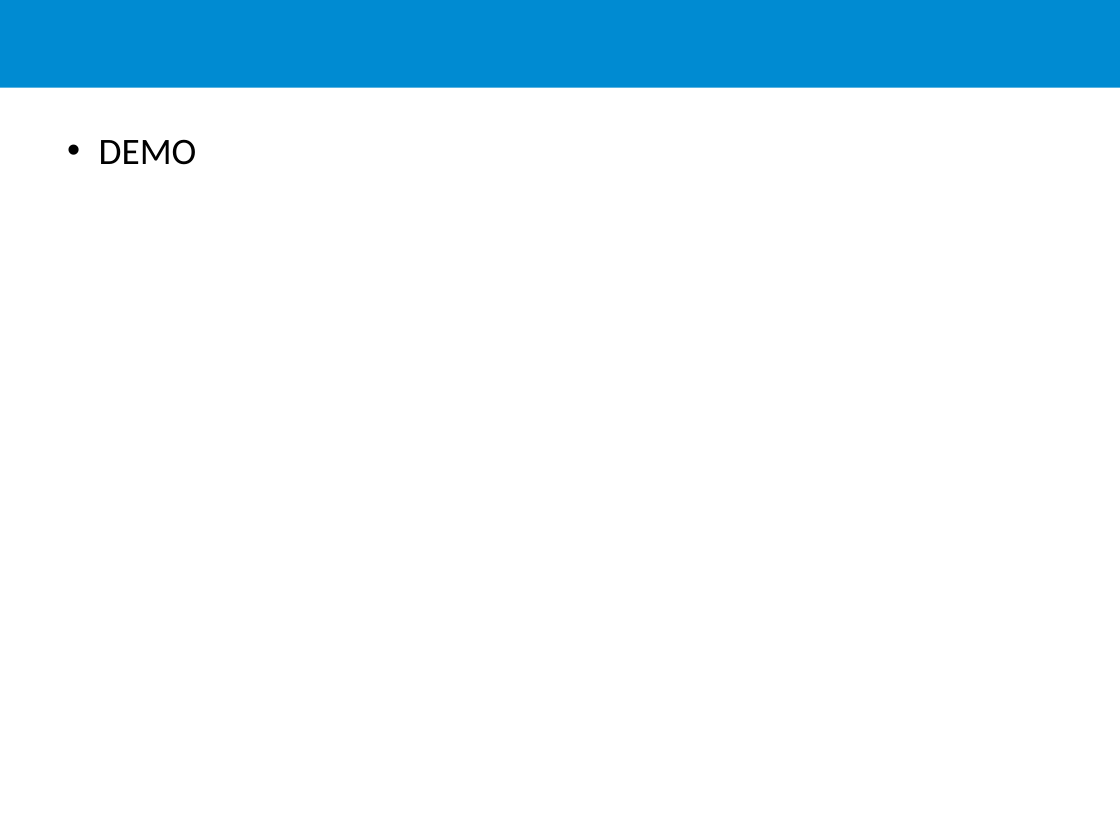
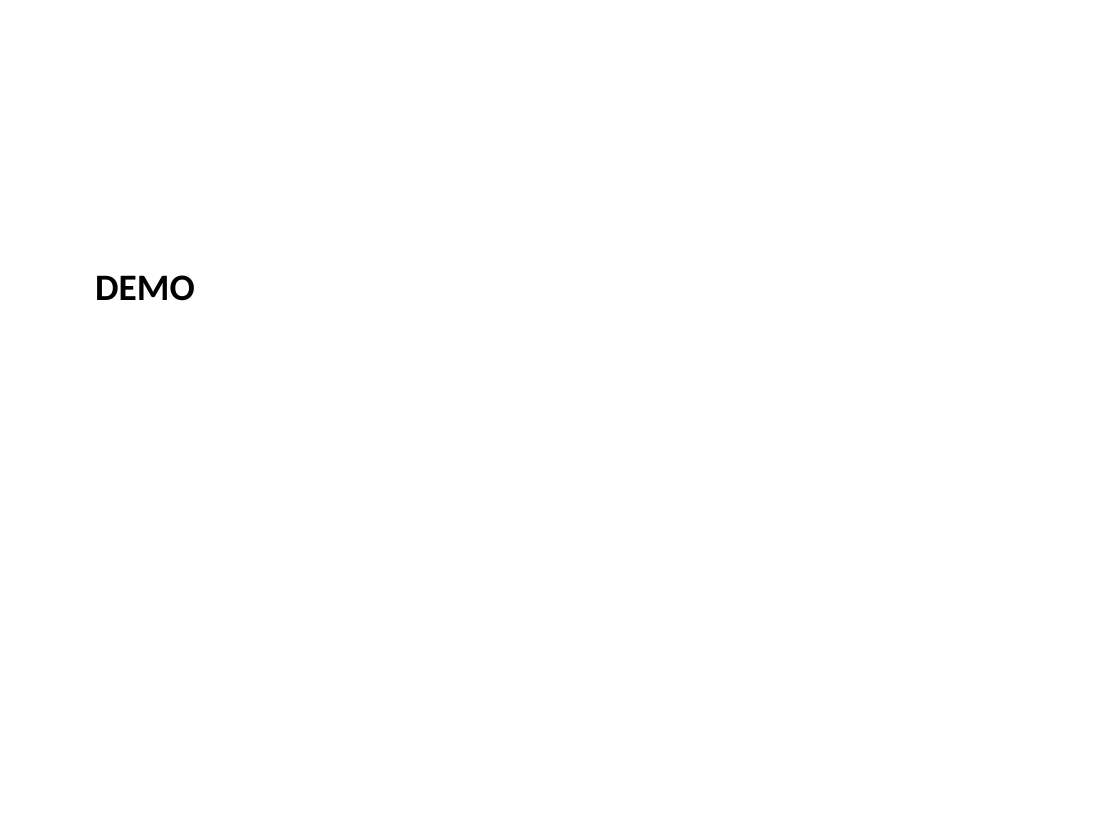
Before and after one commit to ElviraPratiwi/demoGraphql, a slide deck: slide 24 of Learn Graphql.pptx (slide 19 before the commit). Drawn at 1120x840 pixels with LibreOffice and Linux fonts; fonts in the diff are those of the drawing; background and template pictures are left out. Boxes give left, top, right and bottom in pixels: in the first picture for what was removed or moved away, otherwise in the second. Text is boxed around its words. In the diff, an @@ line names an element or a change of style, - is before the commit and + after.

```diff
--- a/Learn Graphql.pptx
+++ b/Learn Graphql.pptx
@@ rectangle added at [0, 0, 1120, 486], fill #FFFFFF @@
@@ title "DEMO": place and size @@
-title "DEMO" at [99, 139, 197, 165]
+title "DEMO" at [95, 275, 195, 301]
@@ title "DEMO" at [95, 275, 195, 301]: bold on; bullet • to none; less space between paragraphs; vertical alignment top to middle @@
```
Also in this commit, not shown: 3 other slides changed, 5 slides added, 15 other files.
